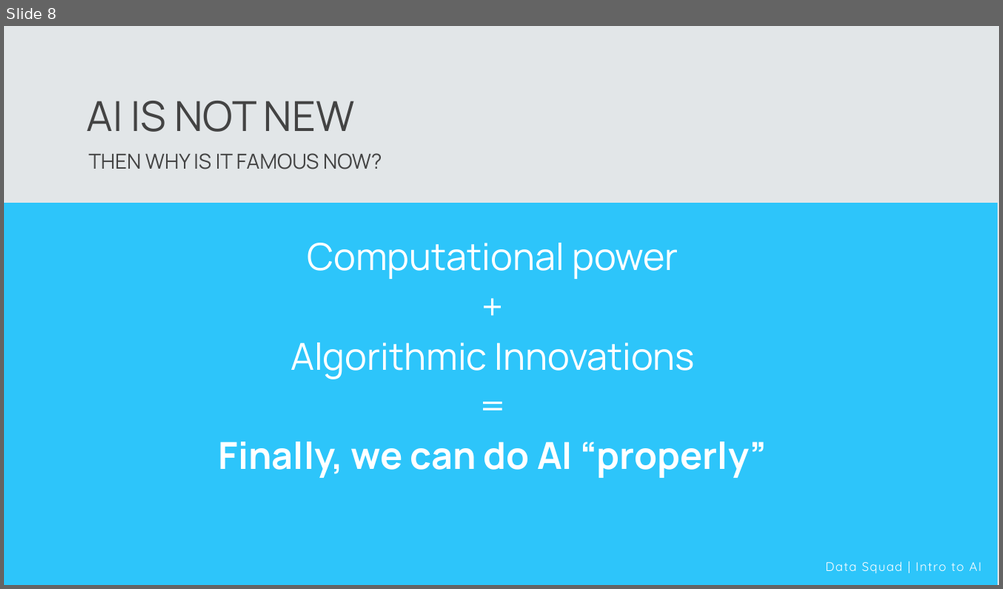
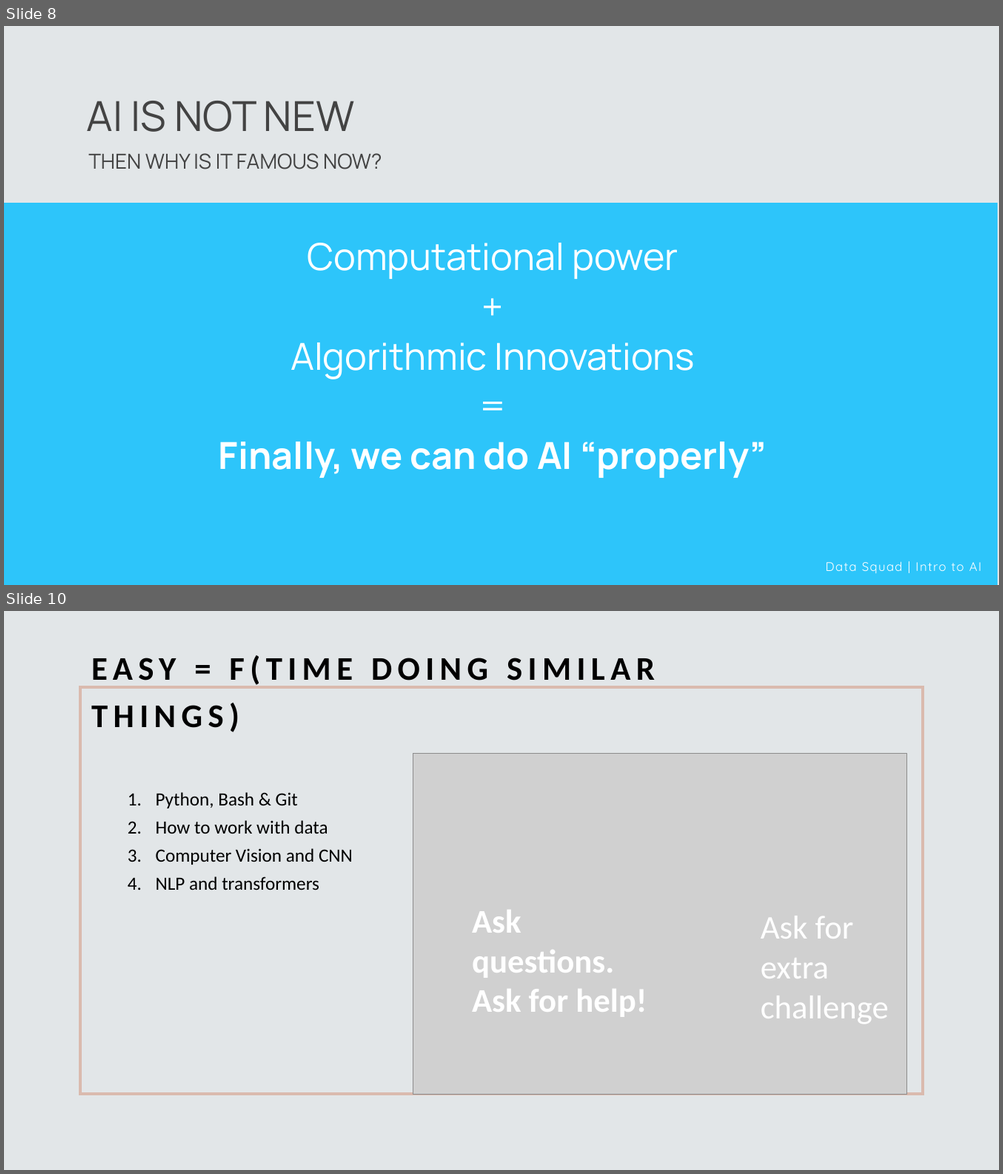
Before and after one commit to eliza-guseva/ai-eng-nbs-public, a slide deck: ai-eng-nbs-1-master/First_Class.pptx. Shown one above the other, each under a label of ours: slide 8 before the commit, slides 8 and 10 after it; the slides between them are not shown. The pictures are 1003x589 and 1003x1174 pixels, drawn with LibreOffice and Linux fonts; fonts in the diff are those of the drawing; grey boxes stand for pictures. Boxes give left, top, right and bottom in pixels: in the first picture for what was removed or moved away, otherwise in the second. Text is boxed around its words. In the diff, an @@ line names an element or a change of style, - is before the commit and + after.

```diff
--- a/ai-eng-nbs-1-master/First_Class.pptx
+++ b/ai-eng-nbs-1-master/First_Class.pptx
@@ slide 10 added at box(4, 611, 999, 1170), background #E2E6E8 @@
@@ title added at box(91, 655, 654, 732), 32 pt, text #000000, bold @@
+EASY = F(TIME DOING SIMILAR THINGS)
@@ rectangle added at box(80, 687, 922, 1094), outline #DABAAE 3 pt @@
@@ picture added at box(413, 754, 906, 1095) @@
@@ text added at box(156, 792, 353, 890), 18 pt, text #000000 @@
+1. Python, Bash & Git
+2. How to work with data
+3. Computer Vision and CNN
+4. NLP and transformers
@@ text added at box(472, 910, 646, 1017), 32 pt, text #FFFFFF, bold @@
+Ask
+questions.
+Ask for help!
@@ text added at box(760, 916, 888, 1024), 32 pt, text #FFFFFF @@
+Ask for
+extra
+challenge
```
Also in this commit, not shown: 1 slide changed, 2 other slides added, 1 other file.
